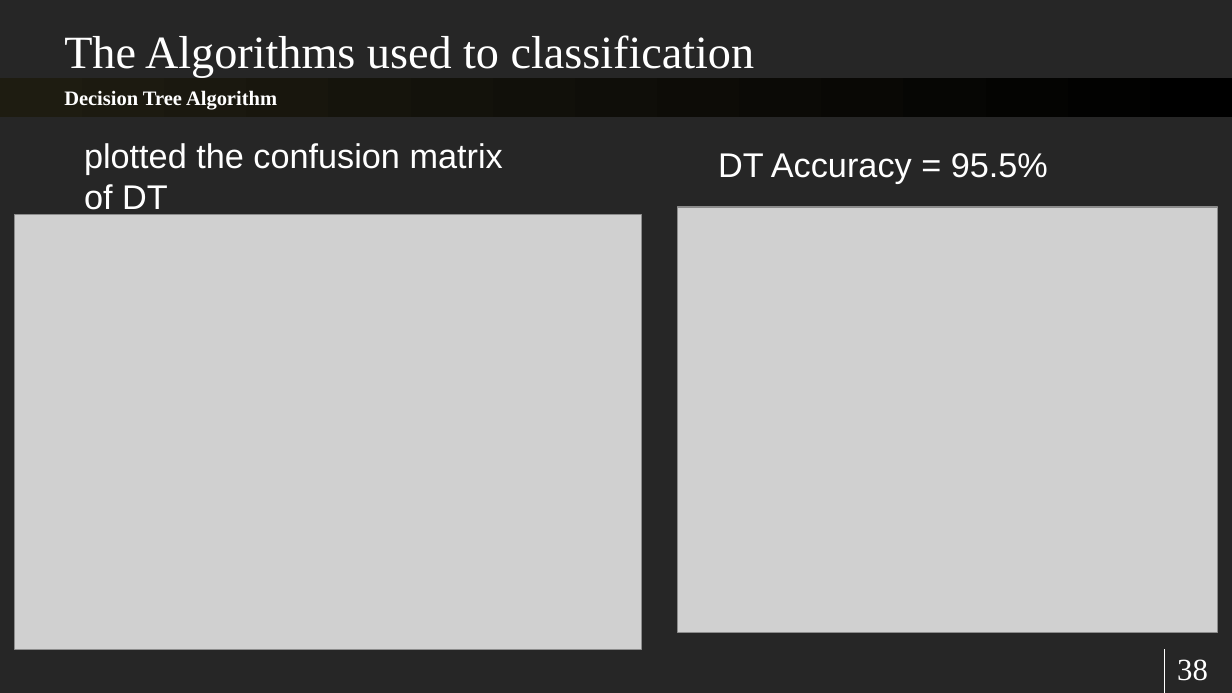
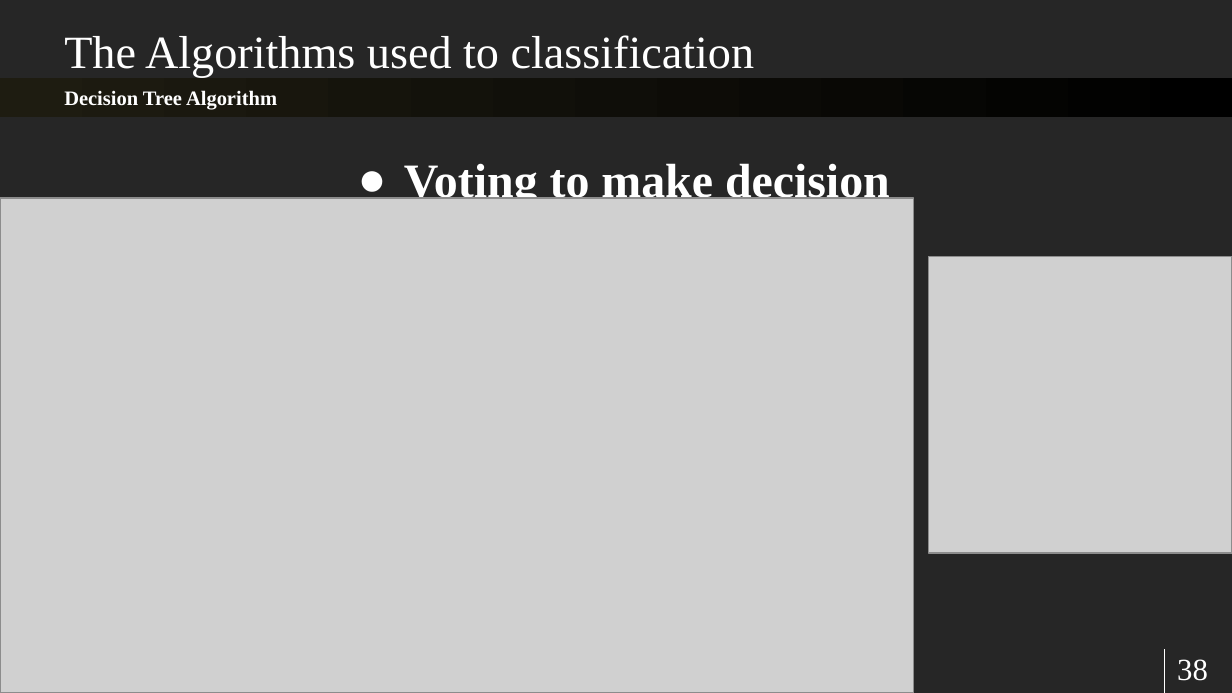
Before and after one commit to sherifRoshdy/Machine-learning-project, a slide deck: slide 38 of Presentation/final ml.pptx. Drawn at 1232x693 pixels with LibreOffice and Linux fonts; fonts in the diff are those of the drawing; grey boxes stand for pictures. Boxes give left, top, right and bottom in pixels: in the first picture for what was removed or moved away, otherwise in the second. Text is boxed around its words. In the diff, an @@ line names an element or a change of style, - is before the commit and + after.

```diff
--- a/Presentation/final ml.pptx
+++ b/Presentation/final ml.pptx
@@ text removed at [84,143,503,216] @@
-plotted the confusion matrix
-of DT
@@ text added at [404,160,890,207], 28 pt, text #FFFFFF, bold @@
+● Voting to make decision
@@ text removed at [718,153,1048,184] @@
-DT Accuracy = 95.5%
@@ picture: place and size @@
-picture at [15,214,642,649]
+picture at [0,198,914,693]
@@ picture removed at [678,207,1217,632] @@
@@ picture added at [928,256,1232,553] @@
```
Also in this commit, not shown: 15 other slides changed, 2 slides added, 2 slides removed, 1 other file.
